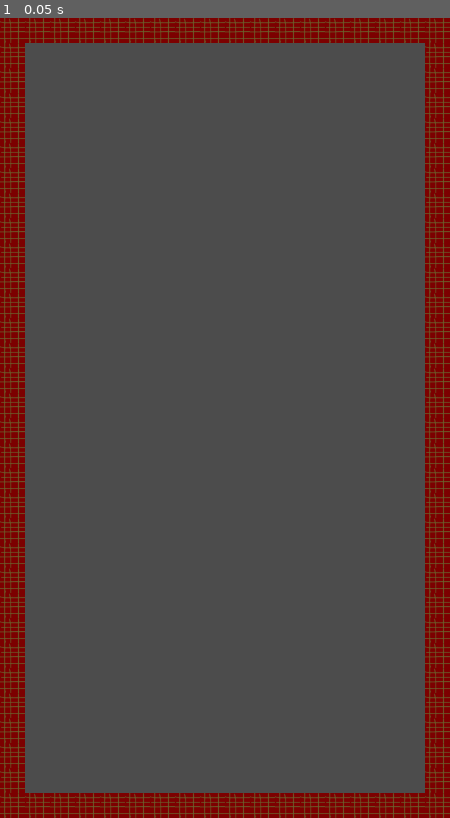
Above: before the commit, frame 1.
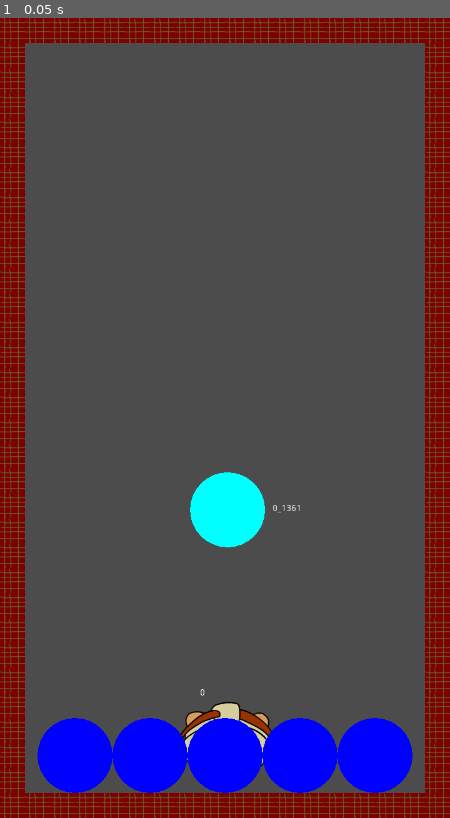
Above: after the commit, the same moment.

Repository: algch/bricks
Game: Godot game, scene res://scenarios/arena.tscn
Same seed, same stepped clock (60 frames per second), same inputs: the game is played once before the commit and once after it. This scene is started directly instead of the project's main scene.
Inputs:
- Up to frame 1 (0.05 s): no input

The runs differ from the first frame. In frame 1, 7.9% of the frame differs, in the area x 8-92%, y 56-97%.
Error before the commit: Invalid type in function 'set_network_master' in base 'Node2D (player.gd)'. Cannot convert argument 1 from Nil to int. (res://scenarios/arena.gd:21)

Commit message:
reaching poc

Diff:
--- a/brick/brick.gd
+++ b/brick/brick.gd
@@ -5,12 +5,16 @@
 
 const X_SPEED = 200
 const Y_SPEED = 30
+const MAX_SPEED = 100
+var speed = MAX_SPEED
 
 var move_dir = null
 var type = null
 
 onready var arena = get_node('/root/arena')
 
+func init():
+	pass
 
 func _ready():
 	if not type:
@@ -43,9 +47,8 @@
 
 	queue_free()
 
-func handleWeaponCollision(collider):
+func handleWeaponCollision(collider, collision):
 	if get_tree().is_network_server():
-		arena.rpc('endTurn', !arena.is_player_turn)
 		collider.rpc('destroy')
 		rpc('destroy')
 
@@ -68,12 +71,11 @@
 	update()
 
 func _physics_process(delta):
-	var motion = Vector2(move_dir.x * X_SPEED, move_dir.y * Y_SPEED) * delta
+	var motion = move_dir * speed * delta
 	var collision = move_and_collide(motion)
 	if collision:
 		var collider = collision.get_collider()
 
 		if collider.is_in_group('base'):
-			collider.handleWeaponCollision(self)
-			queue_free()
-		move_dir = Vector2(-move_dir.x, move_dir.y)
+			collider.handleWeaponCollision(self, collision)
+			rpc('destroy')
--- a/brick/brick.tscn
+++ b/brick/brick.tscn
@@ -8,6 +8,8 @@
 [node name="brick" type="KinematicBody2D" groups=[
 "collisionable",
 ]]
+collision_layer = 3
+collision_mask = 3
 script = ExtResource( 2 )
 
 [node name="CollisionShape2D" type="CollisionShape2D" parent="."]
--- a/brick/brickSpawner.gd
+++ b/brick/brickSpawner.gd
@@ -1,22 +1,85 @@
-extends Position2D
+extends KinematicBody2D
 
 var brick_class = preload('res://brick/brick.tscn')
 var BRICK_X_SIZE
 var BRICK_Y_SIZE
 const BRICK_SPACE = 10
 onready var arena = get_node('/root/arena/')
+var should_move = false
+var MAX_SPEED = 100
+var speed = MAX_SPEED
+var direction = null
+var sender_id = null
+
+# only spawn bricks when arrow collides
+
+func handleWeaponCollision(collider, collision):
+	if collider.sender_id == get_tree().get_network_unique_id():
+		collider.rpc('destroy')
+		should_move = true
+		var normal = collision.get_normal()
+		direction = collider.direction.bounce(normal).rotated(PI)
+		$movementTimer.start()
+
+		var brick_dir = Vector2(0, 1)
+		if collider.sender_id == sender_id:
+			brick_dir *= -1
+		var brick = self.createBrick(brick_dir)
+		arena.add_child(brick)
+		var raw_brick = self.parseBrick(brick)
+
+		rpc('syncCollision', position, direction, raw_brick)
+
+func init(spawner_name, emitter_id):
+	name = spawner_name
+	sender_id = emitter_id
+
+remote func syncCollision(pos, dir, raw_brick):
+	position = Utils.getMirrored(pos)
+	direction = dir.rotated(PI)
+	should_move = true
+	$movementTimer.start()
+	var brick = self.createBrickFromParsed(raw_brick)
+	brick.position = position
+	brick.move_dir = brick.move_dir.rotated(PI)
+	arena.add_child(brick)
+
+func _on_movementTimer_timeout():
+	should_move = false
+	var pos = Utils.getMirrored(position)
+	rpc('syncPos', pos)
+
+remote func syncPos(pos):
+	position = pos
+
+func _draw():
+	draw_circle(Vector2(0, 0), 60, Color(0, 1, 1))
+
+func _physics_process(delta):
+	if not should_move:
+		return
+
+	speed = MAX_SPEED - (MAX_SPEED * (($movementTimer.get_wait_time() - $movementTimer.get_time_left()) / $movementTimer.get_wait_time()))
+	var motion = direction * speed * delta
+	var collision = move_and_collide(motion)
+
+	if  collision:
+		var normal = collision.get_normal()
+		direction = direction.bounce(normal)
 
 func _ready():
 	var brick = brick_class.instance()
 	BRICK_X_SIZE = brick.X_SIZE
 	BRICK_Y_SIZE = brick.Y_SIZE
+	$Label.set_text(get_name())
 
 func parseBrick(brick):
 	# TODO do we need all the data here?
 	return {
 		'name': brick.get_name(),
 		'dir': brick.move_dir,
-		'pos': brick.get_global_position(),
+		'pos': brick.get_position(),
+		'rot': brick.rotation,
 		'type': brick.type,
 	}
 
@@ -25,15 +88,10 @@
 	var player_id = get_tree().get_network_unique_id()
 	var brick_id = brick.get_instance_id()
 	var name = str(player_id) + '_' + str(brick_id)
-	var y_pos = position.y + (dir * BRICK_Y_SIZE)
-	var brick_pos = Vector2(
-		360,
-		y_pos
-	)
-	brick.move_dir = Vector2(1 if randi() % 2 == 0 else -1, dir)
+	brick.move_dir = dir
 	brick.set_name(name)
-	brick.set_position(brick_pos)
-	arena.add_child(brick)
+	brick.set_position(position)
+	# brick.set_rotation(rotation)
 
 	return brick
 
@@ -43,13 +101,16 @@
 	brick.set_position(parsed_brick.get('pos'))
 	brick.type = parsed_brick.get('type')
 	brick.move_dir = parsed_brick.get('dir')
-	arena.add_child(brick)
+	# brick.rotation = parsed_brick.get('rot')
+
+	return brick
 
 func mirrorBrick(brick):
 	var mirrored_y = 640 + (640 - brick.position.y)
 	var mirrored_x = 360 + (360 - brick.position.x)
 	var mirrored_pos = Vector2(mirrored_x, mirrored_y)
 	var mirrored_dir = brick.move_dir * -1
+
 	return {
 		'name': brick.get_name(),
 		'dir': mirrored_dir,
--- a/brick/brickSpawner.tscn
+++ b/brick/brickSpawner.tscn
@@ -1,6 +1,29 @@
-[gd_scene load_steps=2 format=2]
+[gd_scene load_steps=3 format=2]
 
 [ext_resource path="res://brick/brickSpawner.gd" type="Script" id=1]
 
-[node name="brickSpawner" type="Position2D"]
+[sub_resource type="CircleShape2D" id=1]
+radius = 60.0
+
+[node name="brickSpawner" type="KinematicBody2D" groups=[
+"collisionable",
+]]
+collision_layer = 12
+collision_mask = 12
 script = ExtResource( 1 )
+
+[node name="CollisionShape2D" type="CollisionShape2D" parent="."]
+shape = SubResource( 1 )
+
+[node name="movementTimer" type="Timer" parent="."]
+wait_time = 2.0
+
+[node name="Label" type="Label" parent="."]
+margin_left = 71.9614
+margin_top = -9.28534
+margin_right = 111.961
+margin_bottom = 4.71466
+__meta__ = {
+"_edit_use_anchors_": false
+}
+[connection signal="timeout" from="movementTimer" to="." method="_on_movementTimer_timeout"]
--- a/menus/mainMenu.gd
+++ b/menus/mainMenu.gd
@@ -5,6 +5,8 @@
 # var solo_class = preload('res://scenarios/solo.tscn')
 var ip_address = ''
 
+func _ready():
+	ip_address = $VBoxContainer/HBoxContainer2/ipAddress.get_text()
 
 func _on_solo():
 	pass
--- a/menus/mainMenu.tscn
+++ b/menus/mainMenu.tscn
@@ -90,7 +90,7 @@
 margin_right = 674.0
 margin_bottom = 24.0
 size_flags_horizontal = 3
-text = "192.168.1."
+text = "127.0.0.1"
 
 [node name="joinButton" type="Button" parent="VBoxContainer/HBoxContainer2"]
 margin_left = 678.0
--- a/network/handler.gd
+++ /dev/null
@@ -1,22 +0,0 @@
-extends Node
-
-var my_turn = false
-
-func _ready():
-    if get_tree().is_network_server():
-        decideTurn()
-
-func decideTurn():
-    var server_starts = randi() % 2 == 0
-    if server_starts:
-        my_turn = true
-    else:
-        handleTurnEnded()
-
-func handleTurnEnded():
-    print('turn ended')
-    my_turn = false
-    rpc('startTurn')
-
-remote func startTurn():
-    my_turn = true
--- a/player/base.gd
+++ b/player/base.gd
@@ -3,12 +3,22 @@
 signal base_created
 signal base_destroyed
 
-func handleWeaponCollision(collider):
+func handleWeaponCollision(collider, collision):
 	queue_free()
-	emit_signal('base_destroyed')
-	# TODO trigger gameover check
+	emit_signal('base_destroyed', get_name())
+
+func _draw():
+	draw_circle(Vector2(0, 0), 60, Color(0, 0, 1))
 
 func _ready():
 	connect('base_created', get_parent(), '_on_base_created')
 	connect('base_destroyed', get_parent(), '_on_base_destroyed')
-	emit_signal('base_created')
+	emit_signal('base_created', get_name())
+
+func _on_button_pressed():
+	var base_name = get_name()
+	get_parent().syncCurrentBase(base_name)
+	rpc('syncPlayerBase', get_name())
+
+remote func syncPlayerBase(base_name):
+	get_parent().syncCurrentBase(base_name)
--- a/player/base.tscn
+++ b/player/base.tscn
@@ -1,17 +1,27 @@
-[gd_scene load_steps=3 format=2]
+[gd_scene load_steps=4 format=2]
 
 [ext_resource path="res://player/base.gd" type="Script" id=1]
 
 [sub_resource type="CircleShape2D" id=1]
 radius = 60.0
 
+[sub_resource type="CircleShape2D" id=2]
+radius = 60.0
+
 [node name="base" type="StaticBody2D" groups=[
 "base",
 "collisionable",
 ]]
+collision_layer = 2
+collision_mask = 2
 script = ExtResource( 1 )
 
 [node name="CollisionShape2D" type="CollisionShape2D" parent="."]
 shape = SubResource( 1 )
 
 [node name="AnimatedSprite" type="AnimatedSprite" parent="."]
+
+[node name="button" type="TouchScreenButton" parent="."]
+position = Vector2( -60, -60 )
+shape = SubResource( 2 )
+[connection signal="pressed" from="button" to="." method="_on_button_pressed"]
--- a/player/player.gd
+++ b/player/player.gd
@@ -4,33 +4,54 @@
 
 onready var arena = get_node('/root/arena/')
 var is_player = false
-var bases = 0
+var is_pressed = false
+var can_shoot = false
+var reference_pos = null
+var bases = {}
 
 func init(player):
 	is_player = player
 
-func _on_base_created():
-	print('base created')
-	bases += 1
+func syncCurrentBase(base_name):
+	if base_name in bases:
+		var base = get_node(base_name)
+		$shooter.position = base.position
 
-func _on_base_destroyed():
-	print('base destroyed')
-	bases -= 1
-	if bases <= 0:
+func _ready():
+	$shooter/Label.set_text(get_name())
+
+func _on_base_created(base_name):
+	bases[base_name] = {
+		'is_alive': true,
+		'development_stage': 0,
+	}
+
+func _on_base_destroyed(base_name):
+	bases.erase(base_name)
+
+	var game_over = true
+	for key in bases.keys():
+		if bases[key]['is_alive']:
+			game_over = false
+			break
+
+	if game_over:
+		# TODO
 		print('game over')
 
 func shootArrow():
-	if not is_player:
-		return
+	var mouse_pos = get_global_mouse_position()
+	var arrow_dir = (reference_pos - mouse_pos).normalized()
+	var emitter_id = get_tree().get_network_unique_id()
+	rpc('_shootArrow', emitter_id, arrow_dir)
 
-	var mouse_pos = get_global_mouse_position()
+remotesync func _shootArrow(emitter_id, arrow_dir):
+	if emitter_id != get_tree().get_network_unique_id():
+		arrow_dir = arrow_dir.rotated(PI)
+
 	var start_pos = $shooter/nozzle.get_global_position()
-
-	var arrow_dir = (mouse_pos - start_pos).normalized()
 	var arrow = arrow_class.instance()
-	var mirrored_dir = arrow_dir.rotated(PI)
-	rpc('syncArrow', start_pos.x, mirrored_dir)
-	arrow.init(arrow_dir, start_pos)
+	arrow.init(arrow_dir, start_pos, emitter_id)
 	get_parent().add_child(arrow)
 
 remote func syncArrow(x_pos, dir):
@@ -41,24 +62,44 @@
 	arrow.init(dir, start_pos)
 	get_parent().add_child(arrow)
 
-func _draw():
-	draw_rect(
-		Rect2(
-			Vector2(100, -50),
-			Vector2(200, 100)
-		),
-		Color(0.2, 0.2, 0.2)
-	)
-	if arena.is_player_turn and is_player:
-		draw_circle(Vector2(200, 0), 50, Color(1, 0.2, 0.3))
-	if not arena.is_player_turn and not is_player:
-		draw_circle(Vector2(200, 0), 50, Color(1, 0.2, 0.3))
+remote func syncShootingState(can):
+	can_shoot = can
 
 func _input(event):
-	if not get_parent().is_player_turn:
+	if not is_player:
 		return
+	if event.is_action_pressed('touch') and not is_pressed:
+		is_pressed = true
+		reference_pos = get_global_mouse_position()
+		$weaponTimer.start()
 	if event.is_action_released('touch'):
-		self.shootArrow()
+		if can_shoot:
+			shootArrow()
+		$weaponTimer.stop()
+		is_pressed = false
+		can_shoot = false
+
+func _draw():
+	if is_pressed:
+		draw_line(
+			reference_pos - position,
+			get_global_mouse_position() - position,
+			Color(.8, .8, .8)
+		)
+	if can_shoot:
+		draw_circle(
+			Vector2(0, -100),
+			60,
+			Color(1, 1, 1)
+		)
 
 func _process(delta):
 	update()
+
+func _on_Area2D_body_entered(body):
+	body.rpc('destroy')
+
+func _on_weaponTimer_timeout():
+	$weaponTimer.stop()
+	can_shoot = true
+	rpc('syncShootingState', can_shoot)
--- a/player/player.tscn
+++ b/player/player.tscn
@@ -40,6 +40,9 @@
 "speed": 24.0
 } ]
 
+[sub_resource type="RectangleShape2D" id=2]
+extents = Vector2( 300, 10 )
+
 [node name="player" type="Node2D"]
 script = ExtResource( 25 )
 
@@ -49,6 +52,15 @@
 
 [node name="nozzle" type="Position2D" parent="shooter"]
 position = Vector2( 0, -115 )
+
+[node name="Label" type="Label" parent="shooter"]
+margin_left = -40.0844
+margin_top = -106.892
+margin_right = -0.0843506
+margin_bottom = -92.8917
+__meta__ = {
+"_edit_use_anchors_": false
+}
 
 [node name="base" parent="." instance=ExtResource( 26 )]
 
@@ -63,3 +75,14 @@
 
 [node name="base5" parent="." instance=ExtResource( 26 )]
 position = Vector2( 240, 0 )
+
+[node name="Area2D" type="Area2D" parent="."]
+position = Vector2( 0, 30 )
+
+[node name="CollisionShape2D" type="CollisionShape2D" parent="Area2D"]
+shape = SubResource( 2 )
+
+[node name="weaponTimer" type="Timer" parent="."]
+wait_time = 2.0
+[connection signal="body_entered" from="Area2D" to="." method="_on_Area2D_body_entered"]
+[connection signal="timeout" from="weaponTimer" to="." method="_on_weaponTimer_timeout"]
--- a/project.godot
+++ b/project.godot
@@ -21,7 +21,7 @@
 
 [autoload]
 
-Network="*res://network/handler.gd"
+Utils="*res://utils.gd"
 
 [display]
 
@@ -42,6 +42,10 @@
  ]
 }
 
+[input_devices]
+
+pointing/emulate_touch_from_mouse=true
+
 [rendering]
 
 environment/default_environment="res://default_env.tres"
--- a/scenarios/arena.gd
+++ b/scenarios/arena.gd
@@ -1,6 +1,7 @@
 extends Node
 
 const player_class = preload('res://player/player.tscn')
+const spawner_class = preload('res://brick/brickSpawner.tscn')
 
 var server_id
 var client_id
@@ -15,16 +16,16 @@
 	client_id = client
 
 func instantiatePlayer():
-	var id = server_id if get_tree().is_network_server() else client_id
+	var id = get_tree().get_network_unique_id()
 	var player = player_class.instance()
 	player.set_name(str(id))
 	player.set_network_master(id)
 	player.set_position($playerPos.position)
 	player.init(true)
 	add_child(player)
+	rpc('syncPlayer', id)
 
-func instantiateOpponent():
-	var id = client_id if get_tree().is_network_server() else server_id
+remote func syncPlayer(id):
 	var player = player_class.instance()
 	player.set_name(str(id))
 	player.set_network_master(id)
@@ -33,40 +34,22 @@
 	player.init(false)
 	add_child(player)
 
-remotesync func endTurn(turn):
-	$turnTimer.stop()
+func instantiateSpawner():
+	var spawner = spawner_class.instance()
+	spawner.position = $spawnerPos.position
+	var name = str(get_tree().get_network_unique_id()) + '_' + str(get_instance_id())
+	var emitter_id = get_tree().get_network_unique_id()
+	spawner.init(name, emitter_id)
+	add_child(spawner)
+	rpc('syncSpawner', name)
 
-	for weapon in get_tree().get_nodes_in_group('weapons'):
-		weapon.destroy()
-
-	if get_tree().get_rpc_sender_id() == get_tree().get_network_unique_id():
-		is_player_turn = turn
-	else:
-		is_player_turn = !turn
-
-	if is_player_turn:
-		$brickSpawner.spawnBricks()
-		$turnTimer.start()
-
-func _on_turnTimer_timeout():
-	rpc('endTurn', !is_player_turn)
-
-func decideStartingTurn():
-	is_player_turn = randi() % 2 == 0
-	if is_player_turn:
-		$brickSpawner.spawnBricks()
-		$turnTimer.start()
-	rpc('syncTurn', !is_player_turn)
-
-remote func syncTurn(turn):
-	is_player_turn = turn
-	if is_player_turn:
-		$brickSpawner.spawnBricks()
-		$turnTimer.start()
+remote func syncSpawner(name):
+	var spawner = spawner_class.instance()
+	spawner.position = Utils.getMirrored($spawnerPos.position)
+	spawner.set_name(name)
+	spawner.rotate(PI)
+	add_child(spawner)
 
 func _ready():
-	if get_tree().is_network_server():
-		decideStartingTurn()
-
 	instantiatePlayer()
-	instantiateOpponent()
+	instantiateSpawner()
--- a/scenarios/arena.tscn
+++ b/scenarios/arena.tscn
@@ -1,8 +1,10 @@
 [gd_scene load_steps=4 format=2]
 
-[ext_resource path="res://brick/brickSpawner.tscn" type="PackedScene" id=1]
 [ext_resource path="res://tilemaps/basic_map.tres" type="TileSet" id=3]
 [ext_resource path="res://scenarios/arena.gd" type="Script" id=4]
+
+[sub_resource type="RectangleShape2D" id=1]
+extents = Vector2( 300, 10 )
 
 [node name="arena" type="Node"]
 script = ExtResource( 4 )
@@ -10,6 +12,8 @@
 [node name="TileMap" type="TileMap" parent="."]
 tile_set = ExtResource( 3 )
 cell_size = Vector2( 40, 40 )
+collision_layer = 5
+collision_mask = 5
 format = 1
 tile_data = PoolIntArray( 0, 1, 0, 1, 1, 0, 2, 1, 0, 3, 1, 0, 4, 1, 0, 5, 1, 0, 6, 1, 0, 7, 1, 0, 8, 1, 0, 9, 1, 0, 10, …(1215 unchanged characters)…
 
@@ -19,9 +23,35 @@
 [node name="opponentPos" type="Position2D" parent="."]
 position = Vector2( 360, 100 )
 
-[node name="brickSpawner" parent="." instance=ExtResource( 1 )]
+[node name="spawnerPos" type="Node2D" parent="."]
+position = Vector2( 364.104, 786.935 )
+
+[node name="StaticBody2D" type="StaticBody2D" parent="."]
 position = Vector2( 360, 640 )
+collision_layer = 8
+collision_mask = 8
 
-[node name="turnTimer" type="Timer" parent="."]
-wait_time = 5.0
-[connection signal="timeout" from="turnTimer" to="." method="_on_turnTimer_timeout"]
+[node name="CollisionShape2D" type="CollisionShape2D" parent="StaticBody2D"]
+shape = SubResource( 1 )
+
+[node name="AnimatedSprite" type="AnimatedSprite" parent="StaticBody2D"]
+
+[node name="StaticBody2D2" type="StaticBody2D" parent="."]
+position = Vector2( 360, 940 )
+collision_layer = 8
+collision_mask = 8
+
+[node name="CollisionShape2D" type="CollisionShape2D" parent="StaticBody2D2"]
+shape = SubResource( 1 )
+
+[node name="AnimatedSprite" type="AnimatedSprite" parent="StaticBody2D2"]
+
+[node name="StaticBody2D3" type="StaticBody2D" parent="."]
+position = Vector2( 360, 340 )
+collision_layer = 8
+collision_mask = 8
+
+[node name="CollisionShape2D" type="CollisionShape2D" parent="StaticBody2D3"]
+shape = SubResource( 1 )
+
+[node name="AnimatedSprite" type="AnimatedSprite" parent="StaticBody2D3"]
--- /dev/null
+++ b/utils.gd
@@ -0,0 +1,9 @@
+extends Node
+
+var X = 360
+var Y = 640
+
+func getMirrored(v):
+    var mirrored_x = X + (X - v.x)
+    var mirrored_y = Y + (Y - v.y)
+    return Vector2(mirrored_x, mirrored_y)
--- a/weapons/arrow.gd
+++ b/weapons/arrow.gd
@@ -1,14 +1,15 @@
 extends KinematicBody2D
 
+var sender_id = null
 var direction = Vector2(0, 0)
 var speed = 640
-onready var player = get_node('/root/arena/player')
 
 func _ready():
 	if get_tree().is_network_server():
 		$updateTimer.start()
 
-func init(dir, pos):
+func init(dir, pos, emitter_id):
+	sender_id = emitter_id
 	direction = dir.normalized()
 	position = pos
 	rotation = dir.angle() + PI/2
@@ -24,7 +25,7 @@
 	var collider = collision.get_collider()
 
 	if collider.is_in_group('collisionable'):
-		collider.handleWeaponCollision(self)
+		collider.handleWeaponCollision(self, collision)
 
 	var normal = collision.get_normal()
 	direction = direction.bounce(normal)
@@ -43,12 +44,8 @@
 	rotation = dir.angle() + PI/2
 
 func _on_updateTimer_timeout():
-	if get_tree().is_network_server():
-		var X = 360
-		var Y = 640
-		var mirrored_x = X + (X - position.x)
-		var mirrored_y = Y + (Y - position.y)
-		var mirrored_pos = Vector2(mirrored_x, mirrored_y)
+	if sender_id == get_tree().get_network_unique_id():
+		var mirrored_pos = Utils.getMirrored(position)
 		var mirrored_dir = direction.rotated(PI)
 		rpc_unreliable('updateArrow', mirrored_pos, mirrored_dir)
 		$updateTimer.start()
--- a/weapons/arrow.tscn
+++ b/weapons/arrow.tscn
@@ -9,6 +9,8 @@
 [node name="arrow" type="KinematicBody2D" groups=[
 "weapons",
 ]]
+collision_layer = 5
+collision_mask = 5
 script = ExtResource( 1 )
 
 [node name="CollisionShape2D" type="CollisionShape2D" parent="."]
Not shown: 1 places in player/player.tscn that only renumber resources
